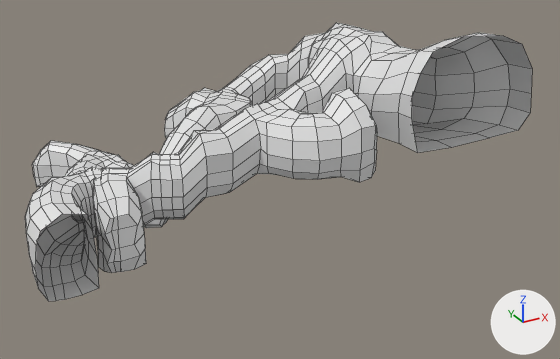
The OBJ model assets/tunnel-of-trials.obj as it was, and as the next commit left it.
Rendered twice from a camera (50 mm lens) standing at (-10.5, -28.9, 27.3) and looking at (11.7, 11.5, 7.1). The axes (+X, +Y, +Z) are drawn at lower right. The lights are the same throughout. Mesh edges are drawn as thin lines. Where no turn or scale is listed for an object, it has been applied to the vertices.

Names of what the first picture shows: 'Cube.005_Cube.070'.
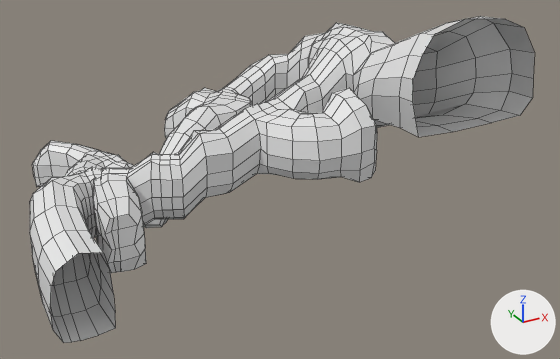
Edits to the bpy script that builds the scene:
```text
Change me_cube_005_cube_070:
    used by ob_cube_005_cube_070; location = (0.0, 0.0, 0.0)
    remove me_cube_005_cube_070.from_pydata(...)  # 1148 vertices, 1135 faces; spans x -4.8..26.2, y 4.7..23.4, z 4.3..17.0
    add me_cube_005_cube_070.from_pydata(...)  # 1148 vertices, 1135 faces; spans x -4.8..26.2, y 4.7..23.4, z 4.1..18.0
    me_cube_005_cube_070 part 1: 14 of the vertices in x 16.6..23.1, y 10.1..10.8, z 9.5..14.8 are moved by (0.0, 0.0, 0.5)
    me_cube_005_cube_070 part 2: all 42 vertices in x 16.2..26.2, y 4.7..8.7, z 10.0..17.0 are moved by (0.0, 0.0, 1.0)
    me_cube_005_cube_070 part 3: 48 of 1148 vertices moved; they spanned x -4.8..-1.5, y 7.3..10.6, z 5.1..10.0 and now span x -4.8..-1.6, y 4.7..9.2, z 4.1..9.7; mean shift (0.0, -1.9, -0.7); largest move (-1.9, 7.3, 9.7) -> (-1.9, 4.7, 8.7)
```

Boxes (x1, y1, x2, y2) around the edits, measured in the pictures (560 x 359 px; the box of a moved part takes in the faces that stretch with it):
'Cube.005_Cube.070', reshaped (18% taller): before (25, 23, 532, 301); after (30, 16, 535, 343)
part 1 of me_cube_005_cube_070, moved or reshaped: before (353, 46, 474, 133); after (353, 32, 476, 127)
part 2 of me_cube_005_cube_070, moved or reshaped: before (372, 33, 532, 153); after (372, 16, 535, 137)
part 3 of me_cube_005_cube_070, moved or reshaped: before (25, 180, 99, 301); after (30, 180, 116, 343)
